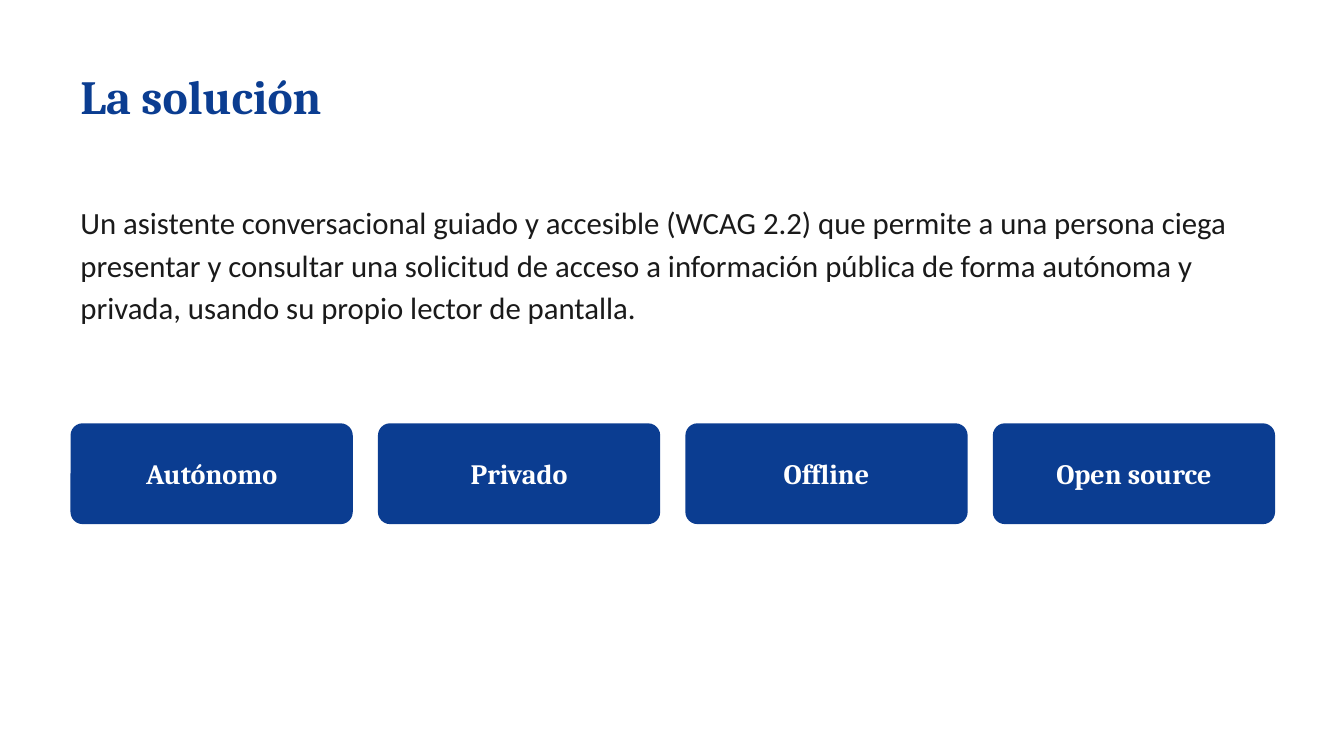
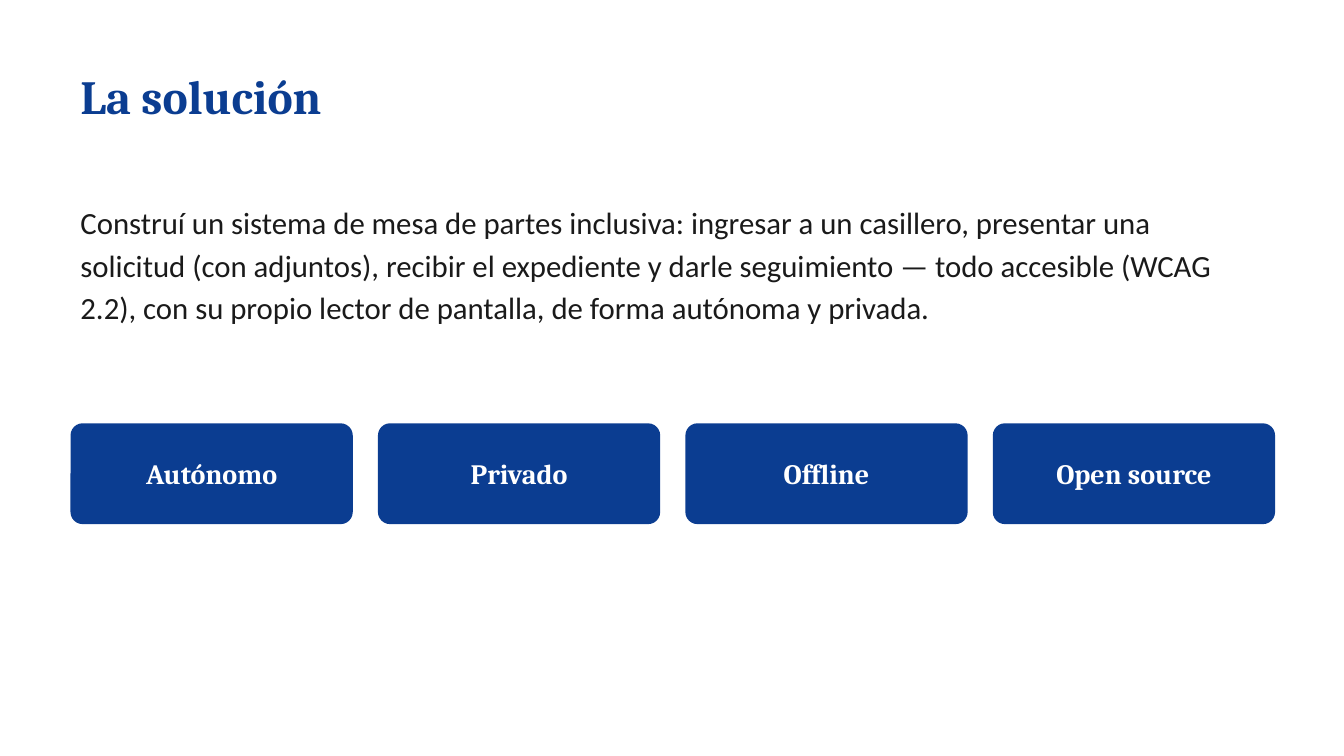
Before and after one commit to rodrigocabrera663-bot/ventanilla-inclusiva, a slide deck: slide 3 of Ventanilla-Inclusiva.pptx. Drawn at 1344x756 pixels with LibreOffice and Linux fonts; fonts in the diff are those of the drawing. Boxes give left, top, right and bottom in pixels: in the first picture for what was removed or moved away, otherwise in the second. Text is boxed around its words. In the diff, an @@ line names an element or a change of style, - is before the commit and + after.

```diff
--- a/Ventanilla-Inclusiva.pptx
+++ b/Ventanilla-Inclusiva.pptx
@@ text at bbox=[80, 212, 1211, 324]: text changed @@
-Un asistente conversacional guiado y accesible (WCAG 2.2) que permite a una persona ciega presentar y consultar una solicitud de acceso a información pública de forma autónoma y privada, usando su propio lector de pantalla.
+Construí un sistema de mesa de partes inclusiva: ingresar a un casillero, presentar una solicitud (con adjuntos), recibir el expediente y darle seguimiento — todo accesible (WCAG 2.2), con su propio lector de pantalla, de forma autónoma y privada.
```
Also in this commit, not shown: 1 other slide changed, 1 other file.
